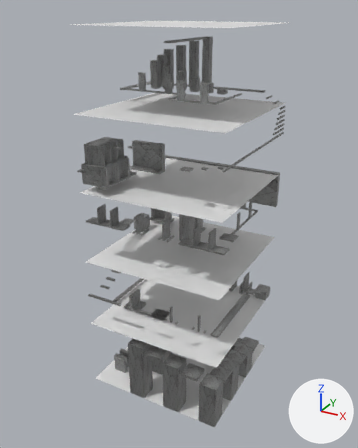
A saved change to the Blender file engine_resource/3D Objects/tower/tower.blend.
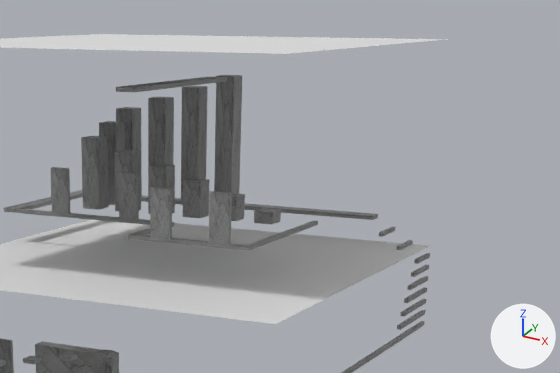
There are two pictures of each version: one whole from a camera (50 mm lens) standing at (20.03, -33.18, 25.95) and looking at (4.73, -5.37, 12.05), one close up on the part from 33% to 94% of the width and 2% to 34% of the height. Arrows for +X, +Y and +Z are at lower right; the lights stay in place.

The scene before the commit, as lines of its bpy script (objects in view):
```python
me_cube_044 = bpy.data.meshes.new('Cube.044')
me_cube_044.from_pydata(...)  # a box spanning x -0.25..0.25, y -0.25..0.25, z -1.35..1.35
me_cube_044.materials.append(mat_stone)
me_cube_048 = bpy.data.meshes.new('Cube.048')
me_cube_048.from_pydata(...)  # a box spanning x -0.25..0.25, y -2.35..2.35, z -0.05..0.05
me_cube_048.materials.append(mat_stone)
me_cube_059 = bpy.data.meshes.new('Cube.059')
me_cube_059.from_pydata(...)  # a box spanning x -0.25..0.25, y -0.05..0.05, z -0.55..0.55
me_cube_059.materials.append(mat_stone)
me_cube_076 = bpy.data.meshes.new('Cube.076')
me_cube_076.from_pydata(...)  # a box spanning x -0.25..0.25, y -0.05..0.05, z -0.55..0.55
me_cube_076.materials.append(mat_stone)
me_cube_079 = bpy.data.meshes.new('Cube.079')
me_cube_079.from_pydata(...)  # a box spanning x -0.25..0.25, y -0.05..0.05, z -0.55..0.55
me_cube_079.materials.append(mat_stone)
ob_platform_157 = bpy.data.objects.new('Platform.157', me_cube_044)
ob_platform_157.location = (2.75, -1.45, 22.15)
ob_platform_161 = bpy.data.objects.new('Platform.161', me_cube_048)
ob_platform_161.location = (4.75, -4.45, 24.05)
ob_platform_166 = bpy.data.objects.new('Platform.166', me_cube_059)
ob_platform_166.location = (1.75, -4.95, 21.45)
ob_platform_168 = bpy.data.objects.new('Platform.168', me_cube_076)
ob_platform_168.location = (5.75, -6.95, 21.45)
ob_platform_169 = bpy.data.objects.new('Platform.169', me_cube_079)
ob_platform_169.location = (7.25, -6.95, 21.45)
# also in view: 'Platform.153' at (2.75, -3.25, 21.55); 'Plane.004' at (5.0, -5.0, 20.0); 'Platform.147' at (6.5, -6.95, 20.85); 'Platform.151' at (4.75, -3.25, 21.25); 'Platform.152' at (3.75, -3.25, 21.4)
```
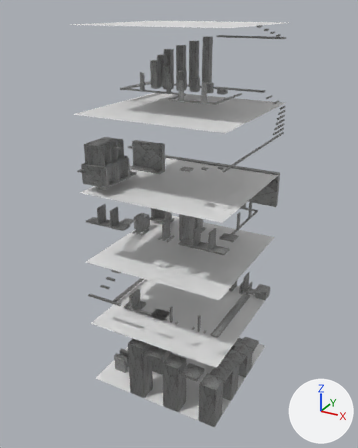
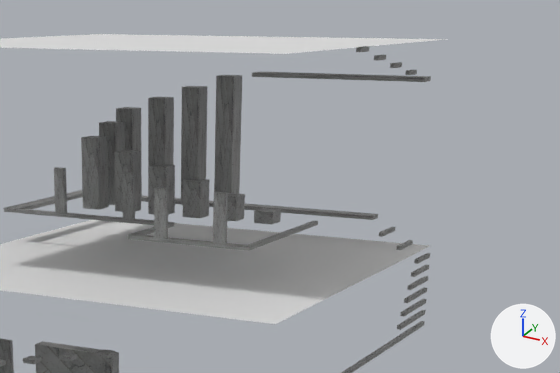
The edits, one by one:
me_cube_048 has 8 vertices, 6 faces and spans x -0.25..0.25, y -2.35..2.35, z -0.05..0.05.
me_cube_048 is used by ob_platform_161; location (4.75, -4.45, 24.05).
me_cube_048 part 1: the whole mesh is scaled about its middle by (9, 0.106, 1).
me_cube_059 has 8 vertices, 6 faces and spans x -0.25..0.25, y -0.05..0.05, z -0.55..0.55.
me_cube_059 is used by ob_platform_166; location (1.75, -4.95, 21.45).
me_cube_059 part 2: the whole mesh is scaled about its middle by (0.6, 1, 1).
me_cube_076 has 8 vertices, 6 faces and spans x -0.25..0.25, y -0.05..0.05, z -0.55..0.55.
me_cube_076 is used by ob_platform_168; location (5.75, -6.95, 21.45).
me_cube_076 part 3: the whole mesh is scaled about its middle by (0.6, 1, 1).
me_cube_079 has 8 vertices, 6 faces and spans x -0.25..0.25, y -0.05..0.05, z -0.55..0.55.
me_cube_079 is used by ob_platform_169; location (7.25, -6.95, 21.45).
me_cube_079 part 4: the whole mesh is scaled about its middle by (0.6, 1, 1).
Mesh me_cube_057 is new.
It is a box spanning x -0.05..0.05, y -0.25..0.25, z -0.05..0.05.
It uses material mat_stone.
Object 'Platform.161' (ob_platform_161) moves from (4.75, -4.45, 24.05) to (7.75, -1.45, 24.15).
Object 'Platform.171' (ob_platform_171) is new; it shows me_cube_057.
Its location is (9.95, -5.85, 24.95).
Object 'Platform.170' (ob_platform_170) is new; it shows a copy of me_cube_057.
Its location is (9.95, -4.75, 24.75).
Object 'Platform.165' (ob_platform_165) is new; it shows a copy of me_cube_057.
Its location is (9.95, -3.65, 24.55).
Object 'Platform.160' (ob_platform_160) is new; it shows a copy of me_cube_057.
Its location is (9.95, -2.55, 24.35).

Where the change shows, as pixel boxes (x1, y1, x2, y2) in the close-ups (560 x 373 px):
'Platform.161', mesh rescaled, moved (61% wider, 31% shorter): before (116, 77, 227, 92); after (252, 72, 431, 82)
'Platform.169', mesh rescaled (33% narrower): before (209, 191, 232, 244); after (213, 192, 228, 244)
'Platform.168', mesh rescaled (35% narrower): before (150, 187, 172, 239); after (154, 187, 168, 238)
'Platform.166', mesh rescaled (30% narrower): before (51, 167, 70, 214); after (54, 167, 67, 213)
'Platform.171', added: after (356, 46, 369, 52)
'Platform.165', added: after (390, 62, 402, 68)
'Platform.170', added: after (374, 55, 386, 60)
'Platform.160', added: after (406, 70, 417, 75)
